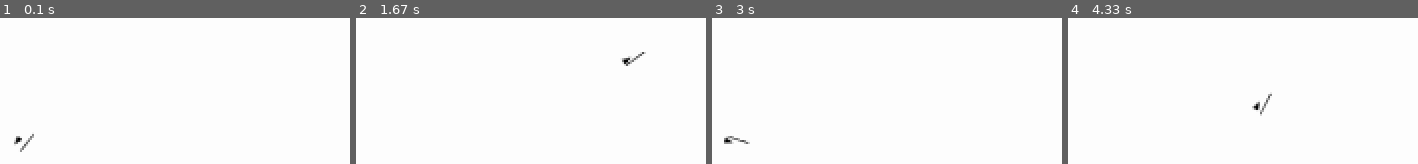
Above: before the commit, frames 1-4 (left to right).
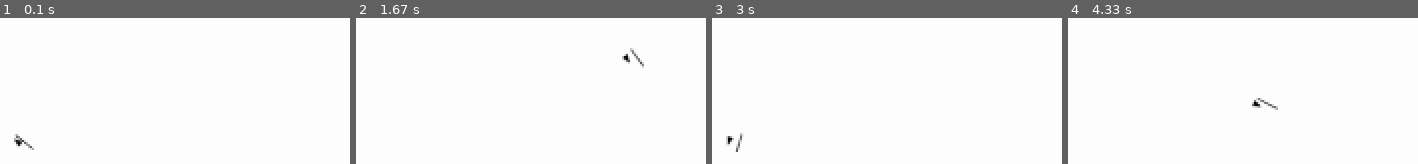
Above: after the commit, the same moments.

Repository: LeBoku/tds
Game: pygame game, started from tds/tds/tds.py
Two runs of this game, one before a commit and one after it. Both use one fixed random seed, a clock stepped at 60 frames per second and the inputs below.
Inputs (mouse positions are in pixels of both pictures, inside the frame that each line leads up to):
- Up to frame 1 (0.1 s): no input
- Up to frame 2 (1.67 s): hold D 0.33-0.8 s; move the mouse to (outside the picture) at 0.37 s; hold W 0.83-1.13 s; move the mouse to (outside the picture) at 0.87 s; hold D 1.17-1.63 s; move the mouse to (outside the picture) at 1.2 s
- Up to frame 3 (3 s): hold A 1.67-2.2 s; move the mouse to (outside the picture) at 1.7 s; hold S 2.23-2.53 s; move the mouse to (outside the picture) at 2.27 s; hold A 2.57-2.97 s; move the mouse to (outside the picture) at 2.6 s
- Up to frame 4 (4.33 s): hold W 3-3.37 s; move the mouse to (outside the picture) at 3.03 s; hold D 3.4-4.03 s; move the mouse to (outside the picture) at 3.43 s; hold S from 4.07 s (still down); move the mouse to (outside the picture) at 4.1 s

The runs differ from the first frame. In frame 1, 0.3% of the frame differs, in the area x 4-10%, y 79-92%; in frame 2, 0.4%; in frame 3, 0.3%; in frame 4, 0.4%, in the area x 52-60%, y 52-68%.

Commit message:
corrected rotation

Diff:
--- a/tds/tds/mapEntity/MapEntityDisplay.py
+++ b/tds/tds/mapEntity/MapEntityDisplay.py
@@ -4,4 +4,4 @@
 
 class MapEntityDisplay(DisplayHandler):
 	def display(self):
-		return pygame.transform.rotozoom(super().display(), self.controller.angle.angle_to([0,0]), 1)
+		return pygame.transform.rotozoom(super().display(), self.controller.angle.angle_to([0, -1]), 1)
